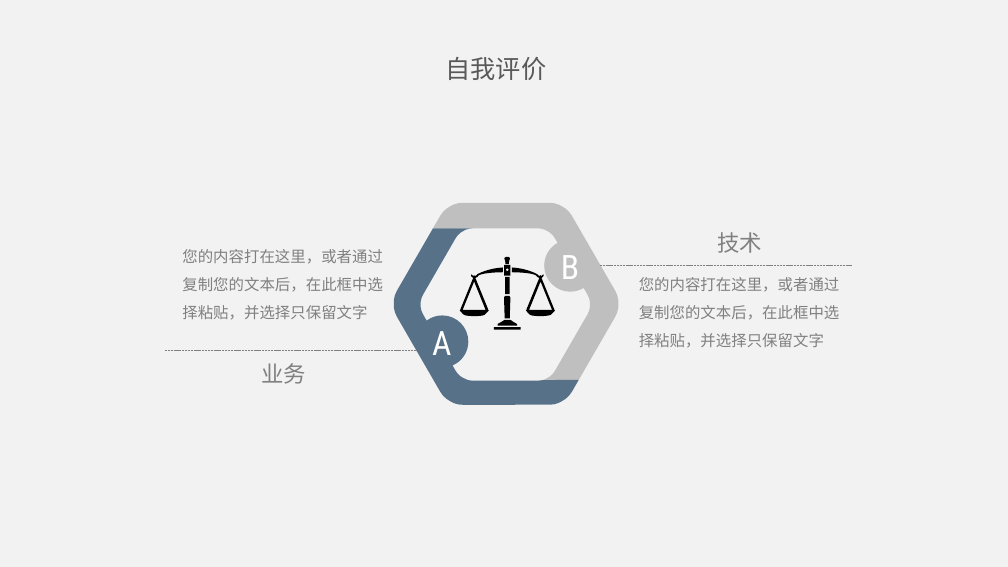
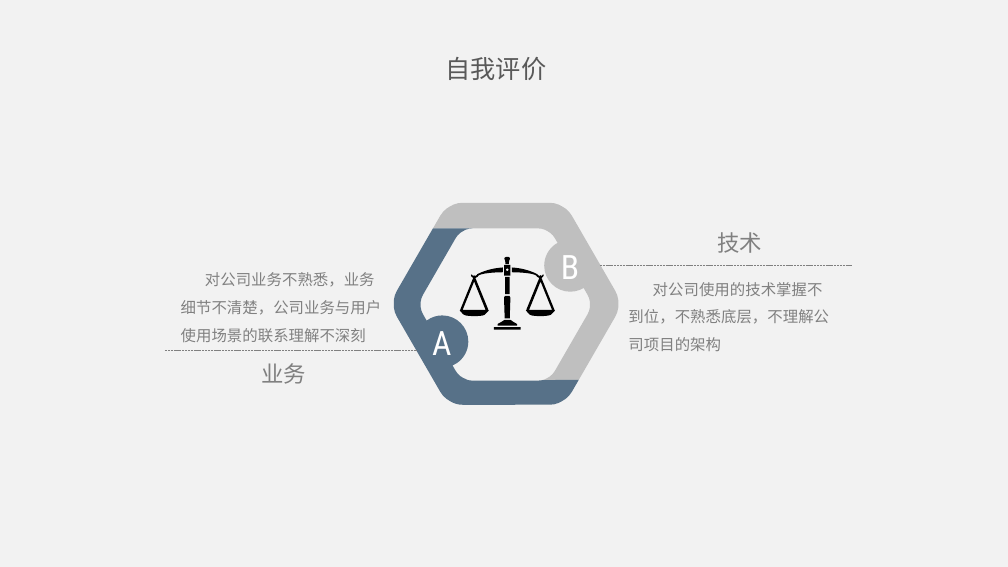
Before and after one commit to ybxxszl/learn, a slide deck: slide 11 of st.pptx. Drawn at 1008x567 pixels with LibreOffice and Linux fonts; fonts in the diff are those of the drawing. Boxes give left, top, right and bottom in pixels: in the first picture for what was removed or moved away, otherwise in the second. Text is boxed around its words. In the diff, an @@ line names an element or a change of style, - is before the commit and + after.

```diff
--- a/st.pptx
+++ b/st.pptx
@@ text at (x1=181, y1=272, x2=382, y2=342): text changed @@
-您的内容打在这里，或者通过复制您的文本后，在此框中选择粘贴，并选择只保留文字
+对公司业务不熟悉，业务细节不清楚，公司业务与用户使用场景的联系理解不深刻
@@ text at (x1=628, y1=282, x2=829, y2=351): text changed @@
-您的内容打在这里，或者通过复制您的文本后，在此框中选择粘贴，并选择只保留文字
+对公司使用的技术掌握不到位，不熟悉底层，不理解公司项目的架构
```
Also in this commit, not shown: 2 other slides changed, 1 slide added, 1 slide removed, 1 other file.
